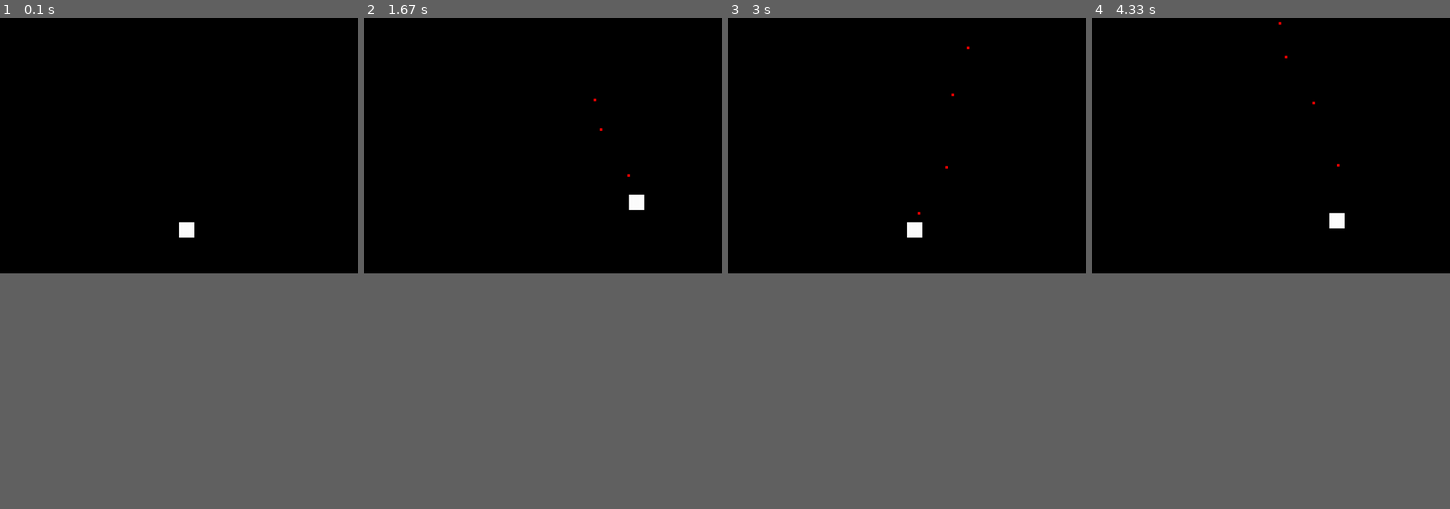
Above: before the commit, frames 1-4 (left to right).
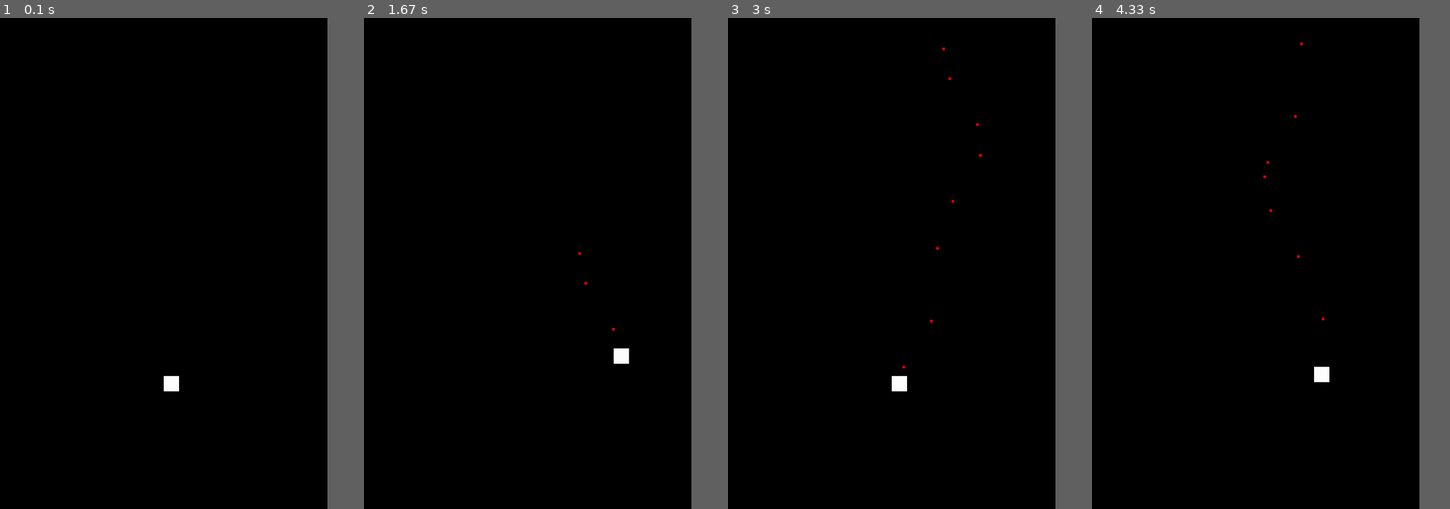
Above: after the commit, the same moments.

Repository: charlie-ccw/Pygame-project
Game: pygame game, started from main.py.py
Same seed, same stepped clock (60 frames per second), same inputs: the game is played once before the commit and once after it.
Inputs:
- Up to frame 1 (0.1 s): no input
- Up to frame 2 (1.67 s): hold D 0.33-0.8 s; hold W 0.83-1.13 s; tap Space at 0.9, 1.23, 1.53 s; hold D 1.17-1.63 s
- Up to frame 3 (3 s): hold A 1.67-2.2 s; tap Space at 1.73, 2.03, 2.3, 2.63, 2.93 s; hold S 2.23-2.53 s; hold A 2.57-2.97 s
- Up to frame 4 (4.33 s): hold W 3-3.37 s; tap Space at 3.07, 3.47, 3.77, 4.13 s; hold D 3.4-4.03 s; hold S from 4.07 s (still down)
The window is 656x468 before the commit and 600x900 after it. Grey fills any space a smaller window leaves; there, only what the larger window draws over its background counts as a difference.

The runs differ from the first frame. In frame 1, 0.3% of the frame differs, in the area x 45-55%, y 41-77%; in frame 2, 0.3%; in frame 3, 0.3%, in the area x 45-71%, y 5-77%; in frame 4, 0.3%.

Commit message:
add background

Diff:
--- a/cs coding.py
+++ b/main.py.py
@@ -10,9 +10,11 @@
 
 pygame.init()
  # Set the width and height of the screen [width, height]
-size = (700, 500)
+size = (640, 960)
 screen = pygame.display.set_mode(size)
 pygame.display.set_caption("Charlie's 'bullet hell'")
+
+
 
 
 
@@ -27,24 +29,24 @@
         self.rect.y=y
 
     def update(self):
-        if self.rect.x <= 730 and self.rect.x >= 0:
+        if self.rect.x <= 670 and self.rect.x >= 0:
             #self.rect.x += -1
             self.rect.x += x_speed
-        if self.rect.y <= 530 and self.rect.y >= 0:
+        if self.rect.y <= 990 and self.rect.y >= 0:
             #self.rect.y += -1
             self.rect.y += y_speed
         if self.rect.x<0:
             self.rect.x=0
-        if self.rect.x>670:
-            self.rect.x=670
+        if self.rect.x>610:
+            self.rect.x=610
         if self.rect.y<0:
             self.rect.y=0
-        if self.rect.y>470:
-            self.rect.y=470
+        if self.rect.y>930:
+            self.rect.y=930
         print(self.rect.x)
         print(self.rect.y)
 
-myplane = Plane(350,400)
+myplane = Plane(320,700)
 
 
 
Binary file added: images/background.png.jpg
